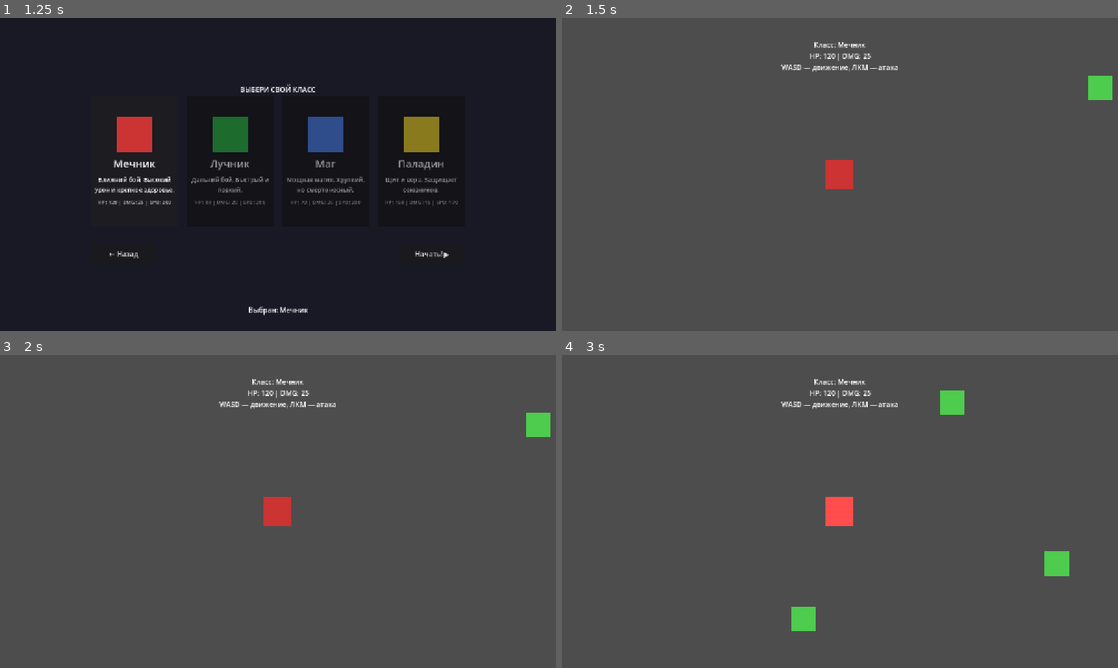
Above: before the commit, frames 1-4 (two rows, left to right).
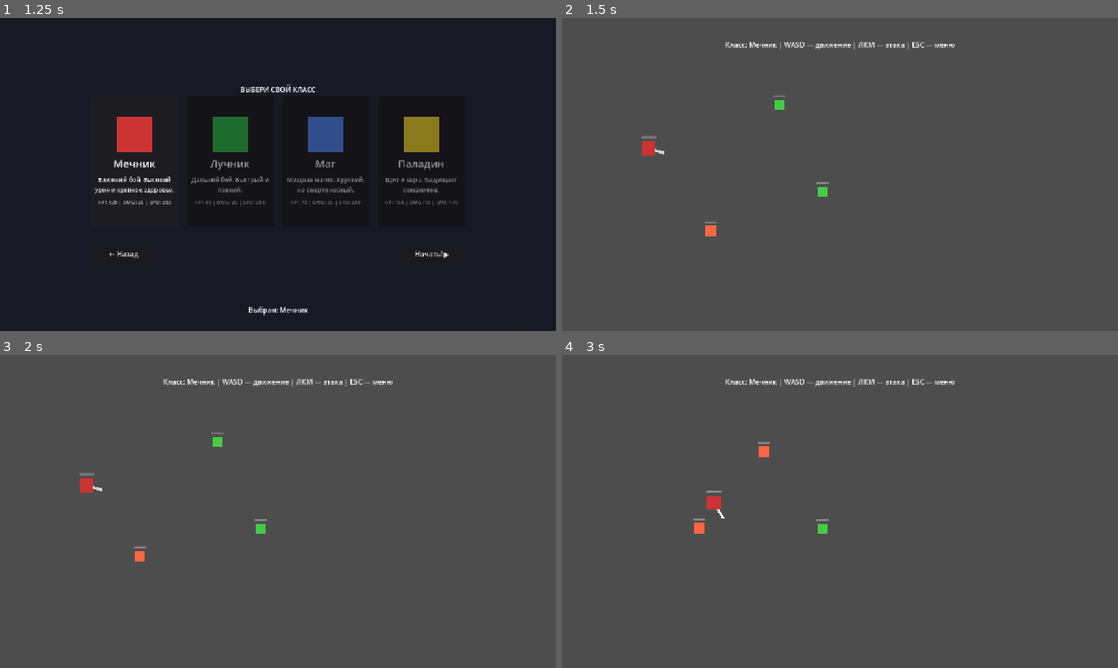
Above: after the commit, the same moments.

Repository: WETQV/sworm-vlood
Game: Godot game, scene res://scenes/ui/main_menu.tscn
Two runs of this game, one before a commit and one after it. Both use one fixed random seed, a clock stepped at 60 frames per second and the inputs below.
Inputs (mouse positions are in pixels of both pictures, inside the frame that each line leads up to):
- Up to frame 1 (1.25 s): click "⚔️ Играть" at 0.5 s
- Up to frame 2 (1.5 s): click "Начать! ▶" at 1.25 s
- Up to frame 3 (2 s): no input
- Up to frame 4 (3 s): move the mouse to (962, 495) at 2.02 s; press the mouse at (962, 495) at 2.03 s; hold D (move_right) 2.03-2.78 s; move the mouse to (728, 527) at 2.77 s; release the mouse at (728, 527) at 2.78 s; hold S (move_down) from 2.78 s (still down); click (728, 527) at 2.85 s

Frame 1 is identical in both runs. In frame 2, 1.9% of the frame differs, in the area x 14-99%, y 7-70%; in frame 3, 1.9%; in frame 4, 2.6%, in the area x 23-92%, y 7-89%.

Commit message:
Refactor combat: add Hurtbox and revise player/slime
Add a unified Hurtbox Area2D and overhaul combat flow across scenes and scripts.

- New scripts/components/hurtbox.gd (+ .uid): implements receive_damage on Area2D, invincibility, knockback and damage_received signal.
- Update player and slime scenes: replace rectangle shapes with CircleShape2D, add AttackArea/Hurtbox nodes, HP bars, set collision layers/masks and monitoring defaults.
- Rewrite scripts/player/player.gd and scripts/enemies/slime.gd to use Hurtbox, handle attacks, knockback, health updates, AI improvements (stop_distance, detection_range) and group-based player lookup.
- Update scripts/game/game.gd and project.godot: set run/main_scene, register 2D physics layer names and tweak project settings; spawn logic now applies class stats to instantiated player.
- Expand bugs.txt into a comprehensive guide describing the issues and the refactor rationale and checklist.

This fixes multiple issues (attacks not dealing damage, hurtbox/health lookup, enemies sticking to player) by moving receive_damage to the Area2D and simplifying hit detection.

Diff:
--- a/project.godot
+++ b/project.godot
@@ -11,9 +11,9 @@
 [application]
 
 config/name="SwormVlood"
+run/main_scene="res://scenes/ui/main_menu.tscn"
 config/features=PackedStringArray("4.6", "Forward Plus")
 config/icon="res://icon.svg"
-run/main_scene="res://scenes/ui/main_menu.tscn"
 
 [autoload]
 
@@ -24,6 +24,10 @@
 window/size/viewport_width=1280
 window/size/viewport_height=720
 window/stretch/mode="canvas_items"
+
+[dotnet]
+
+project/assembly_name="SwormVlood"
 
 [input]
 
@@ -62,10 +66,20 @@
 ]
 }
 
+[layer_names]
+
+2d_physics/layer_1="walls"
+2d_physics/layer_2="player_body"
+2d_physics/layer_3="enemy_body"
+2d_physics/layer_4="player_attack"
+2d_physics/layer_5="enemy_attack"
+2d_physics/layer_6="player_hurtbox"
+2d_physics/layer_7="enemy_hurtbox"
+
 [physics]
 
+3d/physics_engine="Jolt Physics"
 2d/default_gravity=0.0
-3d/physics_engine="Jolt Physics"
 
 [rendering]
 
--- a/scenes/enemies/slime.tscn
+++ b/scenes/enemies/slime.tscn
@@ -1,56 +1,57 @@
-[gd_scene load_steps=8 format=3 uid="uid://slime_scene"]
+[gd_scene load_steps=5 format=3 uid="uid://slime_scene"]
 
 [ext_resource type="Script" path="res://scripts/components/health_component.gd" id="1_health"]
-[ext_resource type="Script" path="res://scripts/components/hurtbox_component.gd" id="2_hurtbox"]
-[ext_resource type="Script" path="res://scripts/components/hitbox_component.gd" id="3_hitbox"]
-[ext_resource type="Script" path="res://scripts/enemies/slime.gd" id="4_slime"]
+[ext_resource type="Script" path="res://scripts/components/hurtbox.gd" id="2_hurtbox"]
+[ext_resource type="Script" path="res://scripts/enemies/slime.gd" id="3_slime"]
 
-[sub_resource type="RectangleShape2D" id="shape_body"]
-size = Vector2(28, 28)
+[sub_resource type="CircleShape2D" id="shape_body"]
+radius = 12.0
 
-[sub_resource type="RectangleShape2D" id="shape_hurtbox"]
-size = Vector2(28, 28)
+[sub_resource type="CircleShape2D" id="shape_hurtbox"]
+radius = 12.0
 
-[sub_resource type="RectangleShape2D" id="shape_attack"]
-size = Vector2(24, 24)
+[sub_resource type="CircleShape2D" id="shape_attack"]
+radius = 16.0
 
 [node name="Slime" type="CharacterBody2D"]
-script = ExtResource("4_slime")
+collision_layer = 4
+collision_mask = 7
+script = ExtResource("3_slime")
 
 [node name="HealthComponent" type="Node" parent="."]
 script = ExtResource("1_health")
-max_health = 30
-current_health = 30
+max_health = 40
 
-[node name="CollisionShape2D" type="CollisionShape2D" parent="."]
+[node name="BodyCollision" type="CollisionShape2D" parent="."]
 shape = SubResource("shape_body")
 
 [node name="Visuals" type="Node2D" parent="."]
 
 [node name="Body" type="ColorRect" parent="Visuals"]
-offset_left = -14.0
-offset_top = -14.0
-offset_right = 14.0
-offset_bottom = 14.0
-color = Color(0.3, 0.8, 0.3, 1)
+offset_left = -12.0
+offset_top = -12.0
+offset_right = 12.0
+offset_bottom = 12.0
+color = Color(0.266, 0.8, 0.266, 1)
+
+[node name="AttackArea" type="Area2D" parent="."]
+collision_mask = 32
+
+[node name="AttackShape" type="CollisionShape2D" parent="AttackArea"]
+shape = SubResource("shape_attack")
 
 [node name="Hurtbox" type="Area2D" parent="."]
+script = ExtResource("2_hurtbox")
+collision_layer = 8
+monitoring = false
 
-[node name="CollisionShape2D" type="CollisionShape2D" parent="Hurtbox"]
+[node name="HurtboxShape" type="CollisionShape2D" parent="Hurtbox"]
 shape = SubResource("shape_hurtbox")
 
-[node name="HurtboxComponent" type="Node" parent="Hurtbox"]
-script = ExtResource("2_hurtbox")
-invincibility_time = 0.3
-
-[node name="Attack" type="Area2D" parent="."]
-
-[node name="CollisionShape2D" type="CollisionShape2D" parent="Attack"]
-shape = SubResource("shape_attack")
-position = Vector2(16, 0)
-
-[node name="HitboxComponent" type="Node" parent="Attack"]
-script = ExtResource("3_hitbox")
-damage = 10
-knockback_force = 100.0
-cooldown = 1.0
+[node name="HPBar" type="ProgressBar" parent="."]
+offset_left = -14.0
+offset_top = -22.0
+offset_right = 14.0
+offset_bottom = -18.0
+value = 40.0
+show_percentage = false
--- a/scenes/player/player.tscn
+++ b/scenes/player/player.tscn
@@ -1,27 +1,28 @@
-[gd_scene load_steps=9 format=3 uid="uid://player_scene"]
+[gd_scene load_steps=5 format=3 uid="uid://player_scene"]
 
 [ext_resource type="Script" path="res://scripts/components/health_component.gd" id="1_health"]
-[ext_resource type="Script" path="res://scripts/components/hurtbox_component.gd" id="2_hurtbox"]
-[ext_resource type="Script" path="res://scripts/components/hitbox_component.gd" id="3_hitbox"]
-[ext_resource type="Script" path="res://scripts/player/player.gd" id="4_player"]
+[ext_resource type="Script" path="res://scripts/components/hurtbox.gd" id="2_hurtbox"]
+[ext_resource type="Script" path="res://scripts/player/player.gd" id="3_player"]
 
-[sub_resource type="RectangleShape2D" id="shape_body"]
-size = Vector2(32, 32)
+[sub_resource type="CircleShape2D" id="shape_body"]
+radius = 14.0
 
-[sub_resource type="RectangleShape2D" id="shape_hurtbox"]
-size = Vector2(32, 32)
+[sub_resource type="CircleShape2D" id="shape_hurtbox"]
+radius = 14.0
 
 [sub_resource type="RectangleShape2D" id="shape_attack"]
-size = Vector2(40, 40)
+size = Vector2(28, 16)
 
 [node name="Player" type="CharacterBody2D"]
-script = ExtResource("4_player")
+collision_layer = 2
+collision_mask = 9
+script = ExtResource("3_player")
 
 [node name="HealthComponent" type="Node" parent="."]
 script = ExtResource("1_health")
 max_health = 100
 
-[node name="CollisionShape2D" type="CollisionShape2D" parent="."]
+[node name="BodyCollision" type="CollisionShape2D" parent="."]
 shape = SubResource("shape_body")
 
 [node name="Visuals" type="Node2D" parent="."]
@@ -31,33 +32,38 @@
 offset_top = -16.0
 offset_right = 16.0
 offset_bottom = 16.0
-color = Color(0.2, 0.6, 1, 1)
+color = Color(0.2, 0.4, 0.9, 1)
 
-[node name="Direction" type="Node2D" parent="Visuals"]
+[node name="WeaponPivot" type="Node2D" parent="."]
 
-[node name="AttackPoint" type="Marker2D" parent="Visuals/Direction"]
-position = Vector2(25, 0)
+[node name="WeaponSprite" type="ColorRect" parent="WeaponPivot"]
+offset_left = 14.0
+offset_top = -3.0
+offset_right = 38.0
+offset_bottom = 3.0
+color = Color(0.8, 0.8, 0.8, 1)
+
+[node name="AttackArea" type="Area2D" parent="WeaponPivot"]
+collision_mask = 8
+monitoring = true
+monitorable = false
+
+[node name="AttackShape" type="CollisionShape2D" parent="WeaponPivot/AttackArea"]
+shape = SubResource("shape_attack")
+position = Vector2(26, 0)
 
 [node name="Hurtbox" type="Area2D" parent="."]
+script = ExtResource("2_hurtbox")
+collision_layer = 32
+monitoring = false
 
-[node name="CollisionShape2D" type="CollisionShape2D" parent="Hurtbox"]
+[node name="HurtboxShape" type="CollisionShape2D" parent="Hurtbox"]
 shape = SubResource("shape_hurtbox")
 
-[node name="HurtboxComponent" type="Node" parent="Hurtbox"]
-script = ExtResource("2_hurtbox")
-invincibility_time = 0.5
-
-[node name="Attack" type="Area2D" parent="."]
-
-[node name="CollisionShape2D" type="CollisionShape2D" parent="Attack"]
-shape = SubResource("shape_attack")
-position = Vector2(30, 0)
-
-[node name="HitboxComponent" type="Node" parent="Attack"]
-script = ExtResource("3_hitbox")
-damage = 25
-knockback_force = 200.0
-cooldown = 0.3
-
-[node name="Camera2D" type="Camera2D" parent="."]
-zoom = Vector2(2, 2)
+[node name="HPBar" type="ProgressBar" parent="."]
+offset_left = -18.0
+offset_top = -28.0
+offset_right = 18.0
+offset_bottom = -23.0
+value = 100.0
+show_percentage = false
--- /dev/null
+++ b/scripts/components/hurtbox.gd
@@ -0,0 +1,43 @@
+extends Area2D
+class_name Hurtbox
+## Hurtbox — зона получения урона
+## Вешается НАПРЯМУЮ на Area2D
+## Родитель (get_parent()) должен быть CharacterBody2D
+
+signal damage_received(amount: int, knockback: Vector2)
+
+@export var invincibility_time: float = 0.3
+
+var _is_invincible: bool = false
+
+
+## Получить урон — вызывается атакующей стороной
+func receive_damage(amount: int, knockback_force: float, attacker_position: Vector2) -> void:
+	if _is_invincible:
+		return
+
+	var entity = get_parent()
+
+	# Наносим урон через HealthComponent
+	var health = entity.get_node_or_null("HealthComponent") as HealthComponent
+	if health:
+		health.take_damage(amount)
+
+	# Считаем направление отбрасывания
+	var direction: Vector2 = (entity.global_position - attacker_position).normalized()
+	if direction == Vector2.ZERO:
+		direction = Vector2.RIGHT
+
+	# Отправляем сигнал — entity сам решит что делать
+	damage_received.emit(amount, direction * knockback_force)
+
+	# Неуязвимость
+	_is_invincible = true
+
+	# Мигание
+	var tween = create_tween()
+	tween.tween_property(entity, "modulate", Color(1, 0.3, 0.3), 0.05)
+	tween.tween_property(entity, "modulate", Color.WHITE, 0.15)
+
+	await get_tree().create_timer(invincibility_time).timeout
+	_is_invincible = false
--- a/scripts/enemies/slime.gd
+++ b/scripts/enemies/slime.gd
@@ -1,122 +1,123 @@
 extends CharacterBody2D
-## Slime.gd
-## Простой враг — идёт к игроку и атакует
+## Slime.gd — простой враг, идёт к игроку и бьёт контактом
 
 @onready var health_component: HealthComponent = $HealthComponent
-@onready var attack_area: Area2D = $Attack
-@onready var body_color: ColorRect = $Visuals/Body
-@onready var body: ColorRect = $Visuals/Body
+@onready var attack_area: Area2D = $AttackArea
+@onready var body_sprite: ColorRect = $Visuals/Body
+@onready var hurtbox: Hurtbox = $Hurtbox
+@onready var hp_bar: ProgressBar = $HPBar
 
-# Настройки
-@export var speed: float = 80.0
-@export var detection_range: float = 200.0
-@export var attack_range: float = 35.0
-@export var attack_cooldown: float = 1.5
+# --- Настройки ---
+@export var speed: float = 70.0
+@export var contact_damage: int = 10
+@export var attack_cooldown: float = 1.0
+@export var stop_distance: float = 20.0
+@export var detection_range: float = 250.0
 
-var _player: Node2D = null
-var _can_attack: bool = true
-var _is_moving: bool = false
+# --- Внутреннее состояние ---
+var _target: CharacterBody2D = null
+var _knockback_velocity: Vector2 = Vector2.ZERO
+var _attack_timer: float = 0.0
+
+# --- Цвета ---
+var _color_normal: Color = Color("44cc44")
+var _color_angry: Color = Color("ff6644")
 
 
 func _ready() -> void:
-	# Подключаем сигнал смерти
-	if health_component:
-		health_component.died.connect(_on_died)
+	add_to_group("enemy")
 
-	# Подключаем сигнал получения урона
-	var hurtbox = $Hurtbox/HurtboxComponent
-	if hurtbox:
-		hurtbox.damage_received.connect(_on_damage_received)
+	health_component.died.connect(_on_died)
+	health_component.health_changed.connect(_on_health_changed)
+	hurtbox.damage_received.connect(_on_damage_received)
 
-	# Ищем игрока
-	_get_player_reference()
+	# HP бар
+	hp_bar.max_value = health_component.max_health
+	hp_bar.value = health_component.current_health
+
+	body_sprite.color = _color_normal
 
 
-func _get_player_reference() -> void:
-	# Ищем игрока по группе
-	var players = get_tree().get_nodes_in_group("player")
-	if players.size() > 0:
-		_player = players[0]
+func _physics_process(delta: float) -> void:
+	if not health_component.is_alive():
+		return
+
+	# --- Поиск цели ---
+	_find_target()
+
+	# --- Движение ---
+	var move_velocity: Vector2 = Vector2.ZERO
+
+	if _target and is_instance_valid(_target):
+		var distance: float = global_position.distance_to(_target.global_position)
+
+		if distance <= detection_range:
+			body_sprite.color = _color_angry
+
+			if distance > stop_distance:
+				var direction: Vector2 = (_target.global_position - global_position).normalized()
+				move_velocity = direction * speed
+			else:
+				move_velocity = Vector2.ZERO
+		else:
+			body_sprite.color = _color_normal
 	else:
-		# Пробуем найти по имени
-		_player = get_tree().get_first_node_in_group("player")
+		body_sprite.color = _color_normal
+
+	# Отбрасывание затухает
+	_knockback_velocity = _knockback_velocity.move_toward(Vector2.ZERO, 600.0 * delta)
+
+	velocity = move_velocity + _knockback_velocity
+	move_and_slide()
+
+	# --- Контактный урон ---
+	_attack_timer -= delta
+	if _attack_timer <= 0.0:
+		_try_contact_damage()
 
 
-func _physics_process(_delta: float) -> void:
-	if health_component and not health_component.is_alive():
+## Найти ближайшего игрока
+func _find_target() -> void:
+	if _target and is_instance_valid(_target):
 		return
 
-	if not _player:
-		_get_player_reference()
-		return
-
-	# Проверяем расстояние до игрока
-	var distance_to_player = global_position.distance_to(_player.global_position)
-
-	if distance_to_player <= attack_range:
-		# Атакуем, если в зоне
-		if _can_attack:
-			perform_attack()
-	elif distance_to_player <= detection_range:
-		# Преследуем игрока
-		_move_toward_player()
-	else:
-		# Останавливаемся
-		_is_moving = false
+	var players: Array = get_tree().get_nodes_in_group("player")
+	var min_dist: float = INF
+	for p in players:
+		var dist: float = global_position.distance_to(p.global_position)
+		if dist < min_dist:
+			min_dist = dist
+			_target = p
 
 
-func _move_toward_player() -> void:
-	if not _player:
-		return
-
-	var direction = (_player.global_position - global_position).normalized()
-	velocity = direction * speed
-	move_and_slide()
-
-	# Поворачиваем лицом к игроку (через визуал)
-	if direction.x < 0:
-		scale.x = -1
-	else:
-		scale.x = 1
-
-	_is_moving = true
+## Попытка нанести контактный урон
+func _try_contact_damage() -> void:
+	var areas: Array = attack_area.get_overlapping_areas()
+	for area in areas:
+		if area.has_method("receive_damage"):
+			area.receive_damage(contact_damage, 150.0, global_position)
+			_attack_timer = attack_cooldown
+			print("%s бьёт игрока на %d урона!" % [name, contact_damage])
+			return
 
 
-func perform_attack() -> void:
-	if not _can_attack:
-		return
-
-	_can_attack = false
-
-	# Включаем атаку
-	attack_area.monitoring = true
-
-	# Меняем цвет
-	body_color.color = Color(0.8, 0.3, 0.3)
-
-	# Ждём немного
-	await get_tree().create_timer(0.2).timeout
-
-	# Выключаем
-	attack_area.monitoring = false
-	body_color.color = Color(0.3, 0.8, 0.3)
-
-	# Кулдаун
-	await get_tree().create_timer(attack_cooldown - 0.2).timeout
-	_can_attack = true
+## Получил урон — отбрасывание
+func _on_damage_received(_amount: int, knockback: Vector2) -> void:
+	_knockback_velocity = knockback
 
 
+## HP изменилось
+func _on_health_changed(current: int, maximum: int) -> void:
+	hp_bar.max_value = maximum
+	hp_bar.value = current
+
+
+## Смерть
 func _on_died() -> void:
 	set_physics_process(false)
 
-	# Эффект смерти — исчезаем
-	var tween = create_tween()
-	tween.tween_property(self, "modulate:a", 0.0, 0.3)
+	var tween: Tween = create_tween()
+	tween.tween_property(self, "modulate:a", 0.0, 0.4)
 	tween.tween_callback(queue_free)
 
-
-func _on_damage_received(_amount: int, _direction: Vector2) -> void:
-	# Мигание при уроне
-	var tween = create_tween()
-	tween.tween_property(body, "modulate", Color(1, 0, 0, 1), 0.05)
-	tween.tween_property(body, "modulate", Color.WHITE, 0.1)
+	print("%s убит!" % name)
--- a/scripts/game/game.gd
+++ b/scripts/game/game.gd
@@ -1,6 +1,5 @@
 extends Node2D
-
-## Game — основная игровая сцена
+## Game — тестовая сцена
 
 @onready var info_label: Label = $CanvasLayer/InfoLabel
 @onready var player_container: Node2D = $PlayerContainer
@@ -9,56 +8,44 @@
 
 func _ready() -> void:
 	var class_data := GameManager.get_selected_class_data()
-	info_label.text = "Класс: %s\nHP: %d | DMG: %d\nWASD — движение, ЛКМ — атака" % [
-		class_data["name"],
-		class_data["stats"]["hp"],
-		class_data["stats"]["damage"]
-	]
+	info_label.text = "Класс: %s | WASD — движение | ЛКМ — атака | ESC — меню" % class_data["name"]
 
-	# Создаём игрока
 	_spawn_player(class_data)
-
-	# Создаём врагов для теста
 	_spawn_enemies()
 
 
 func _spawn_player(class_data: Dictionary) -> void:
-	# СНАЧАЛА загружаем сцену
-	var PlayerScene: PackedScene = load("res://scenes/player/player.tscn")
-	# ПОТОМ создаём экземпляр
-	var player: CharacterBody2D = PlayerScene.instantiate()
+	var player_scene: PackedScene = load("res://scenes/player/player.tscn")
+	var player: CharacterBody2D = player_scene.instantiate()
 
 	player.position = Vector2(200, 300)
 	player_container.add_child(player)
 
 	# Применяем статы класса
-	player.get_node("HealthComponent").max_health = class_data["stats"]["hp"]
-	player.get_node("HealthComponent").current_health = class_data["stats"]["hp"]
+	var health: HealthComponent = player.get_node("HealthComponent")
+	health.max_health = class_data["stats"]["hp"]
 	player.speed = class_data["stats"]["speed"]
+	player.attack_damage = class_data["stats"]["damage"]
 
-	# Цвет персонажа — по классу
+	# Цвет тела
 	player.get_node("Visuals/Body").color = class_data["color"]
 
 
 func _spawn_enemies() -> void:
-	# СНАЧАЛА загружаем
-	var SlimeScene: PackedScene = load("res://scenes/enemies/slime.tscn")
+	var slime_scene: PackedScene = load("res://scenes/enemies/slime.tscn")
 
-	# Позиции для врагов
 	var positions := [
 		Vector2(500, 200),
 		Vector2(600, 400),
-		Vector2(300, 500)
+		Vector2(350, 500),
 	]
 
-	# Создаём врагов
 	for pos in positions:
-		var slime = SlimeScene.instantiate()
+		var slime: CharacterBody2D = slime_scene.instantiate()
 		slime.position = pos
 		enemy_container.add_child(slime)
 
 
 func _input(event: InputEvent) -> void:
-	# ESC → назад в меню
 	if event.is_action_pressed("ui_cancel"):
 		GameManager.go_to_menu()
--- a/scripts/player/player.gd
+++ b/scripts/player/player.gd
@@ -1,103 +1,118 @@
 extends CharacterBody2D
-## Player.gd
-## Базовый игрок — движение, поворот за мышью, атака
+## Player.gd — движение, поворот за мышью, атака мечом
 
 @onready var health_component: HealthComponent = $HealthComponent
-@onready var direction_node: Node2D = $Visuals/Direction
-@onready var attack_area: Area2D = $Attack
-@onready var hitbox_component: Node = $Attack/HitboxComponent
-@onready var visuals: Node2D = $Visuals
-@onready var body_color: ColorRect = $Visuals/Body
+@onready var weapon_pivot: Node2D = $WeaponPivot
+@onready var weapon_sprite: ColorRect = $WeaponPivot/WeaponSprite
+@onready var attack_area: Area2D = $WeaponPivot/AttackArea
+@onready var body_sprite: ColorRect = $Visuals/Body
+@onready var hurtbox: Hurtbox = $Hurtbox
+@onready var hp_bar: ProgressBar = $HPBar
 
-# Настройки движения
+# --- Настройки ---
 @export var speed: float = 200.0
-@export var body_color_normal: Color = Color(0.2, 0.6, 1)  # Синий
-@export var body_color_attack: Color = Color(1, 0.3, 0.3)  # Красный при атаке
+@export var attack_damage: int = 25
+@export var attack_knockback: float = 250.0
+@export var attack_duration: float = 0.15
+@export var attack_cooldown: float = 0.4
 
+# --- Внутреннее состояние ---
 var _is_attacking: bool = false
-var _mouse_position: Vector2 = Vector2.ZERO
+var _knockback_velocity: Vector2 = Vector2.ZERO
+
+# --- Цвета оружия ---
+var _weapon_color_idle: Color = Color.LIGHT_GRAY
+var _weapon_color_attack: Color = Color.WHITE
 
 
 func _ready() -> void:
-	# Добавляем в группу "player" для поиска врагами
 	add_to_group("player")
 
-	# Подключаем сигнал смерти
-	if health_component:
-		health_component.died.connect(_on_died)
+	# Подключаем сигналы
+	health_component.died.connect(_on_died)
+	health_component.health_changed.connect(_on_health_changed)
+	hurtbox.damage_received.connect(_on_damage_received)
+	attack_area.area_entered.connect(_on_attack_hit)
 
-	# Подключаем сигнал получения урона для визуала
-	var hurtbox = $Hurtbox/HurtboxComponent
-	if hurtbox:
-		hurtbox.damage_received.connect(_on_damage_received)
+	# Атака выключена по умолчанию
+	attack_area.monitoring = false
+
+	# HP бар
+	hp_bar.max_value = health_component.max_health
+	hp_bar.value = health_component.current_health
+
+	# Цвет оружия
+	weapon_sprite.color = _weapon_color_idle
 
 
-func _physics_process(_delta: float) -> void:
-	# Если мёртв — ничего не делаем
-	if health_component and not health_component.is_alive():
+func _physics_process(delta: float) -> void:
+	if not health_component.is_alive():
 		return
 
-	# Движение
-	_move()
+	# --- Движение ---
+	var input_dir: Vector2 = Input.get_vector("move_left", "move_right", "move_up", "move_down")
+	var move_velocity: Vector2 = input_dir.normalized() * speed
 
-	# Поворот за мышью
-	_rotate_toward_mouse()
+	# Отбрасывание затухает
+	_knockback_velocity = _knockback_velocity.move_toward(Vector2.ZERO, 800.0 * delta)
 
-	# Атака
-	if Input.is_action_pressed("attack") and not _is_attacking:
-		perform_attack()
+	# Итоговая скорость = движение + отбрасывание
+	velocity = move_velocity + _knockback_velocity
+	move_and_slide()
+
+	# --- Поворот оружия за мышью ---
+	var mouse_pos: Vector2 = get_global_mouse_position()
+	weapon_pivot.rotation = (mouse_pos - global_position).angle()
+
+	# --- Атака ---
+	if Input.is_action_just_pressed("attack") and not _is_attacking:
+		_perform_attack()
 
 
-func _move() -> void:
-	var input_dir: Vector2 = Input.get_vector("move_left", "move_right", "move_up", "move_down")
-	velocity = input_dir.normalized() * speed if input_dir != Vector2.ZERO else Vector2.ZERO
-	move_and_slide()
-
-
-func _rotate_toward_mouse() -> void:
-	# Получаем глобальную позицию мыши
-	_mouse_position = get_global_mouse_position()
-
-	# Вычисляем направление
-	var direction = (_mouse_position - global_position).normalized()
-
-	# Поворачиваем персонажа
-	if direction != Vector2.ZERO:
-		direction_node.rotation = direction.angle()
-
-
-func perform_attack() -> void:
-	if _is_attacking:
-		return
-
+## Выполнить атаку мечом
+func _perform_attack() -> void:
 	_is_attacking = true
 
-	# Меняем цвет при атаке
-	body_color.color = body_color_attack
+	# Включаем зону урона
+	attack_area.monitoring = true
+	weapon_sprite.color = _weapon_color_attack
 
-	# Включаем хитбокс
-	attack_area.monitoring = true
+	# Небольшое "выдвижение" оружия вперёд
+	var tween := create_tween()
+	tween.tween_property(weapon_sprite, "position:x", 22.0, 0.05)
+	tween.tween_property(weapon_sprite, "position:x", 16.0, 0.1)
 
-	# Ждём длительность атаки
-	await get_tree().create_timer(0.15).timeout
+	await get_tree().create_timer(attack_duration).timeout
 
-	# Выключаем хитбокс
+	# Выключаем зону урона
 	attack_area.monitoring = false
+	weapon_sprite.color = _weapon_color_idle
 
-	# Возвращаем цвет
-	body_color.color = body_color_normal
-
+	# Кулдаун до следующей атаки
+	await get_tree().create_timer(attack_cooldown - attack_duration).timeout
 	_is_attacking = false
 
 
-func _on_died() -> void:
-	# Игрок умер — можно добавить эффекты
-	set_physics_process(false)
-	modulate = Color(0.5, 0.5, 0.5, 0.5)  # Полупрозрачный
+## Атака попала по вражескому hurtbox
+func _on_attack_hit(area: Area2D) -> void:
+	if area.has_method("receive_damage"):
+		area.receive_damage(attack_damage, attack_knockback, global_position)
+		print("Попал по: ", area.get_parent().name)
 
 
-func _on_damage_received(_amount: int, _direction: Vector2) -> void:
-	# Мигание при получении урона
-	var tween = create_tween()
-	tween.tween_property(body_color, "modulate", Color(1, 0, 0, 1), 0.05)
-	tween.tween_property(body_color, "modulate", Color.WHITE, 0.1)
+## Получил урон
+func _on_damage_received(_amount: int, knockback: Vector2) -> void:
+	_knockback_velocity = knockback
+
+
+## HP изменилось
+func _on_health_changed(current: int, maximum: int) -> void:
+	hp_bar.max_value = maximum
+	hp_bar.value = current
+
+
+## Смерть
+func _on_died() -> void:
+	set_physics_process(false)
+	modulate = Color(0.5, 0.5, 0.5, 0.5)
+	print("Игрок погиб!")
Not shown, changed: bugs.txt
Not shown, added: scripts/components/hurtbox.gd.uid
